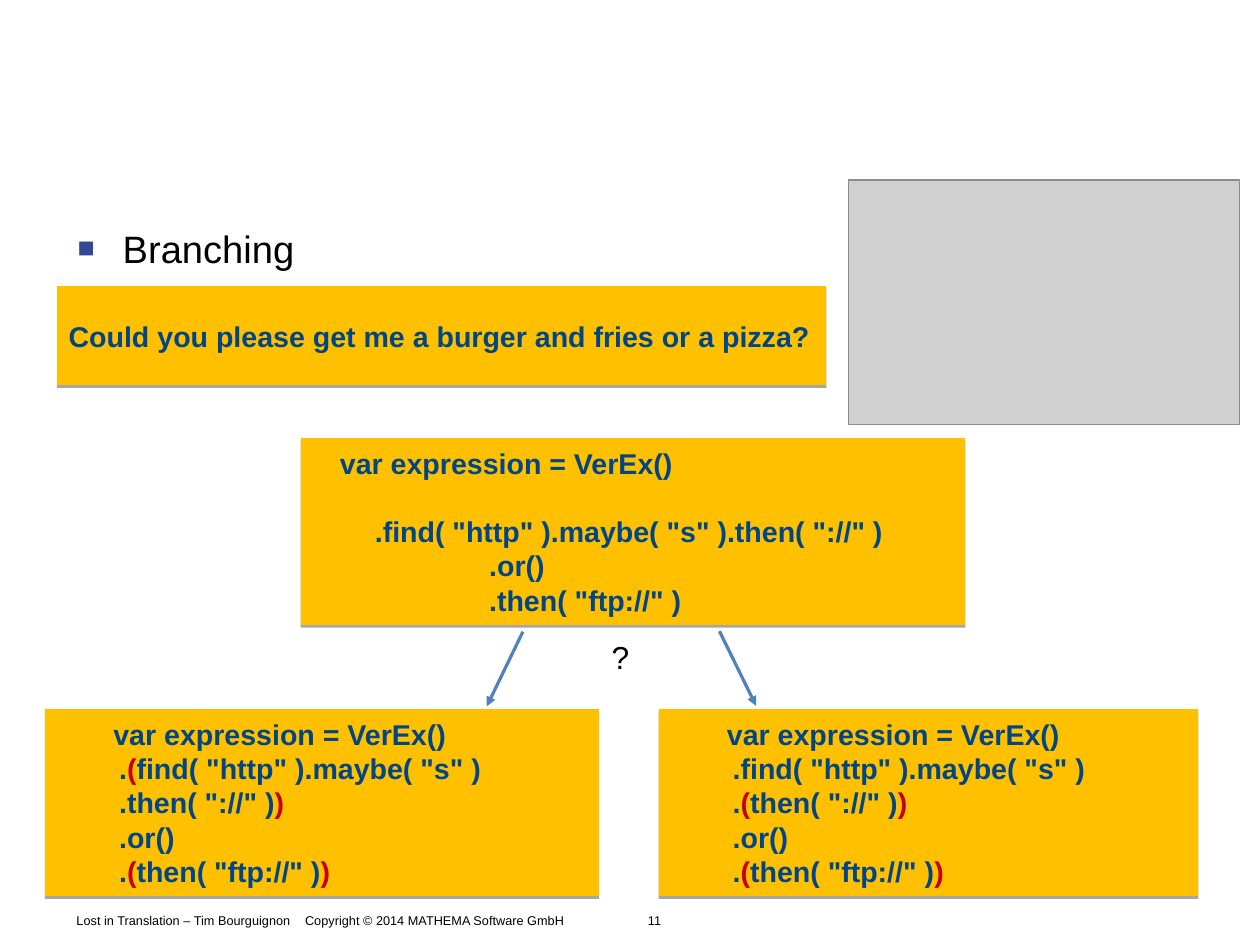
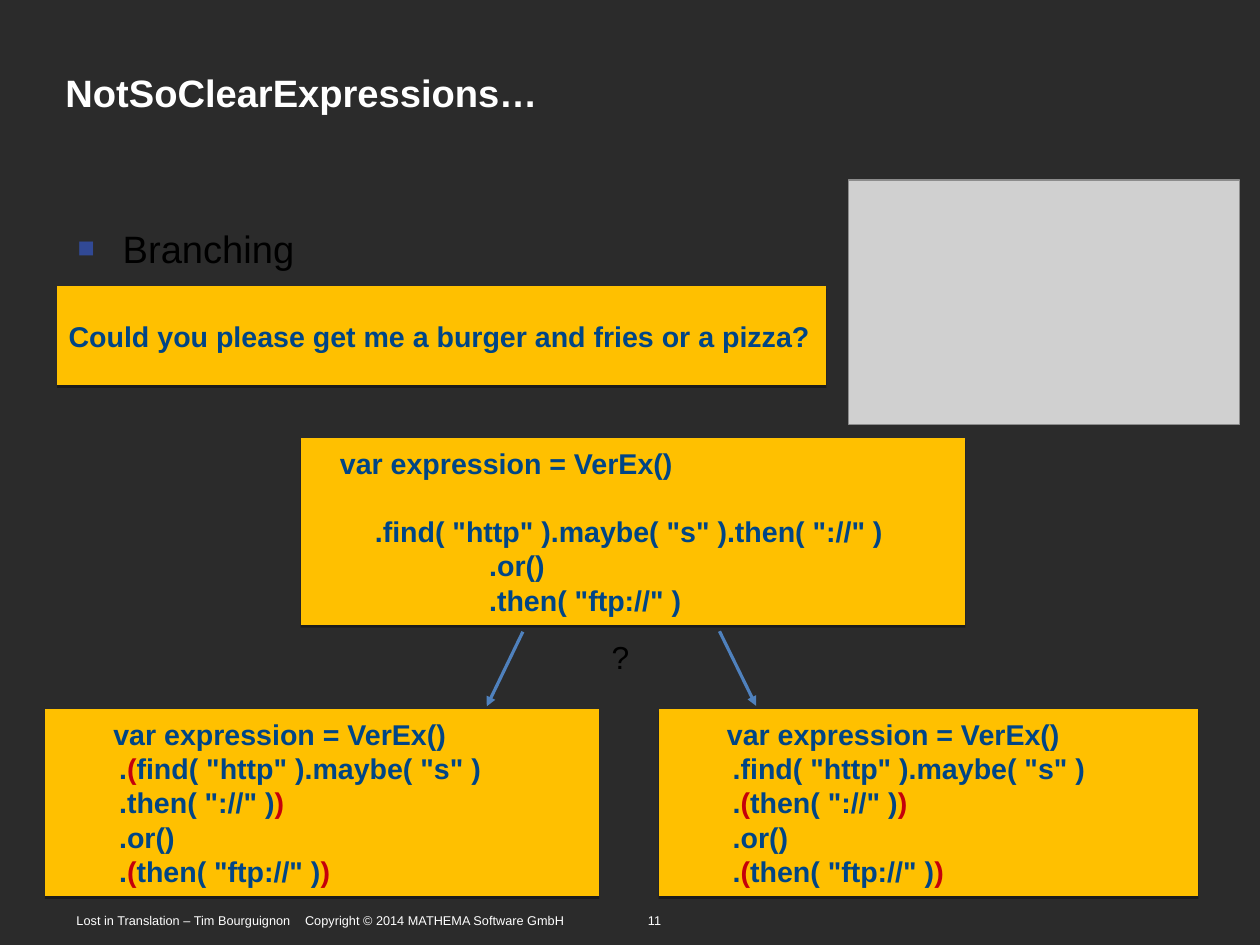
Before and after one commit to Timothep/Talk.LostInTranslation, a slide deck: slide 11 of LostInTranslation.odp. Drawn at 1260x945 pixels with LibreOffice and Linux fonts; fonts in the diff are those of the drawing; grey boxes stand for pictures; background and template pictures are left out; a plain dark background stands for a picture behind light text. Boxes give left, top, right and bottom in pixels: in the first picture for what was removed or moved away, otherwise in the second. Text is boxed around its words. In the diff, an @@ line names an element or a change of style, - is before the commit and + after.

```diff
--- a/LostInTranslation.odp
+++ b/LostInTranslation.odp
@@ background #FFFFFF to picture (left out) @@
@@ title "NotSoClearExpressions…" rewrapped from (348,51,1164,121) to (65,79,537,115) @@
@@ text at (76,915,661,928): text colour #000000 to #FFFFFF @@
```
Also in this commit, not shown: 40 other slides changed.
